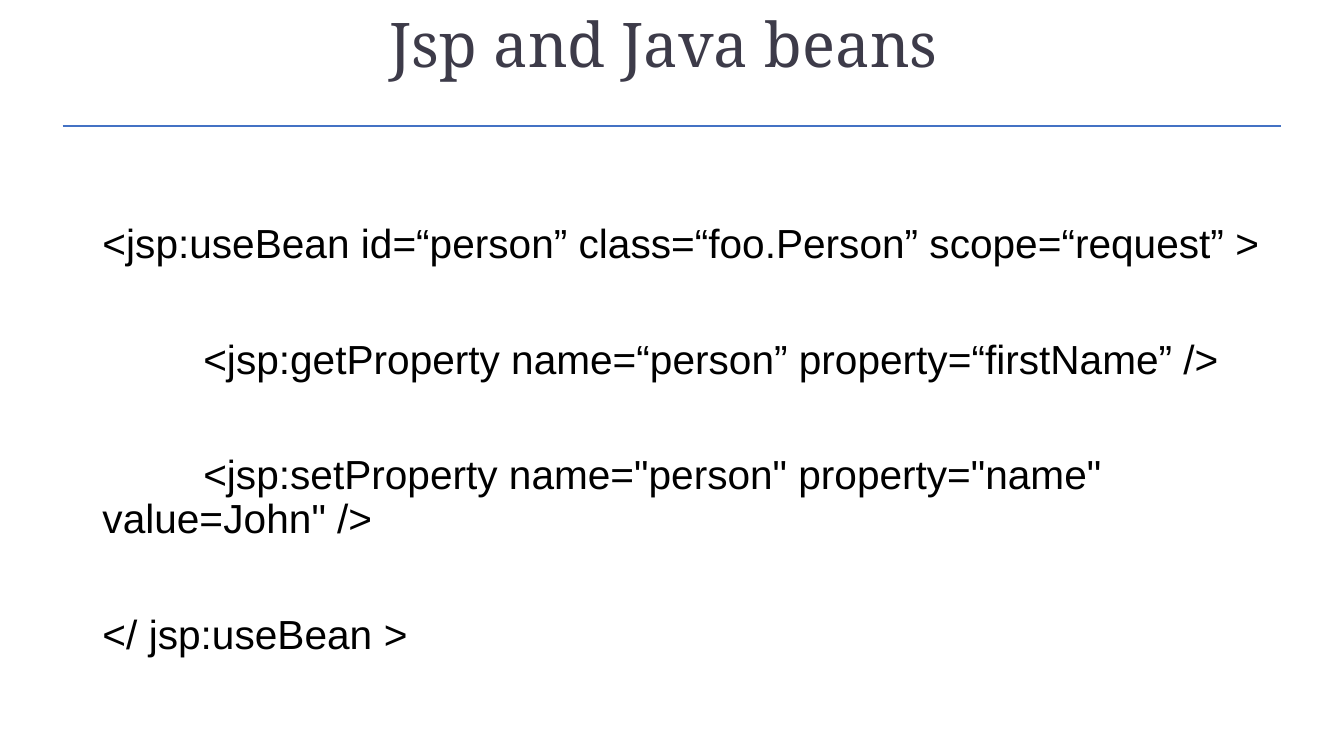
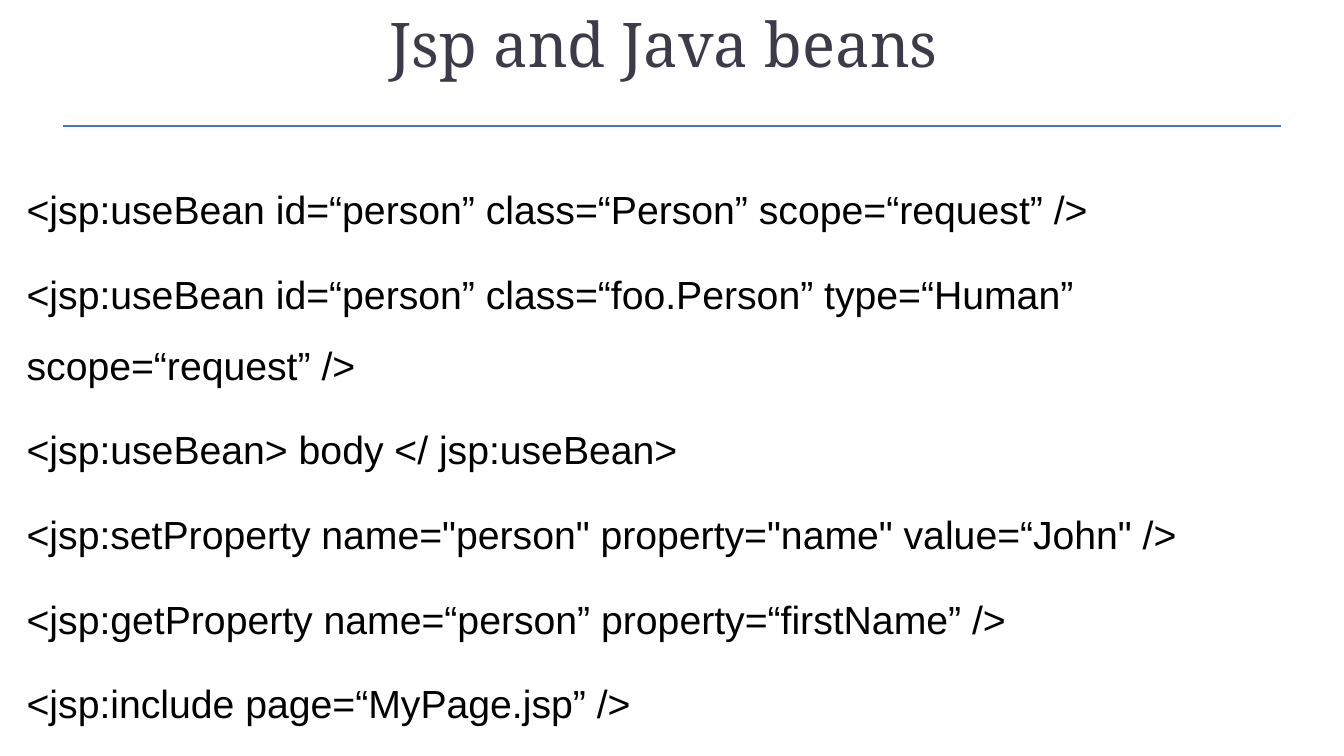
Before and after one commit to Garnik94/Levelup_presentations, a slide deck: slide 27 of Servlet/Servlet_Presentation.pptx. Drawn at 1344x756 pixels with LibreOffice and Linux fonts; fonts in the diff are those of the drawing. Boxes give left, top, right and bottom in pixels: in the first picture for what was removed or moved away, otherwise in the second. Text is boxed around its words. In the diff, an @@ line names an element or a change of style, - is before the commit and + after.

```diff
--- a/Servlet/Servlet_Presentation.pptx
+++ b/Servlet/Servlet_Presentation.pptx
@@ text "<jsp:useBean id=“person” class=“Person” scope=“request” />": place and size @@
-text "<jsp:useBean id=“person” class=“Person” scope=“request” />" at [102,228,1223,657]
+text "<jsp:useBean id=“person” class=“Person” scope=“request” />" at [27,195,1132,726]
@@ text at [27,195,1132,557]: text changed; size 29 to 28 pt @@
-<jsp:useBean id=“person” class=“foo.Person” scope=“request” >
+<jsp:useBean id=“person” class=“Person” scope=“request” />
+<jsp:useBean id=“person” class=“foo.Person” type=“Human” scope=“request” />
+<jsp:useBean> body </ jsp:useBean>
+<jsp:setProperty name="person" property="name" value=“John" />
@@ text at [27,605,961,642]: size 29 to 28 pt in "<jsp:getProperty name=“person” property=“firstName” />"; line spacing 0.9 to 1.5 @@
@@ text at [27,689,586,726]: text changed; size 29 to 28 pt @@
-<jsp:setProperty name="person" property="name" value=John" />
-</ jsp:useBean >
+<jsp:include page=“MyPage.jsp” />
```
Also in this commit, not shown: 4 other slides changed, 2 other files.
